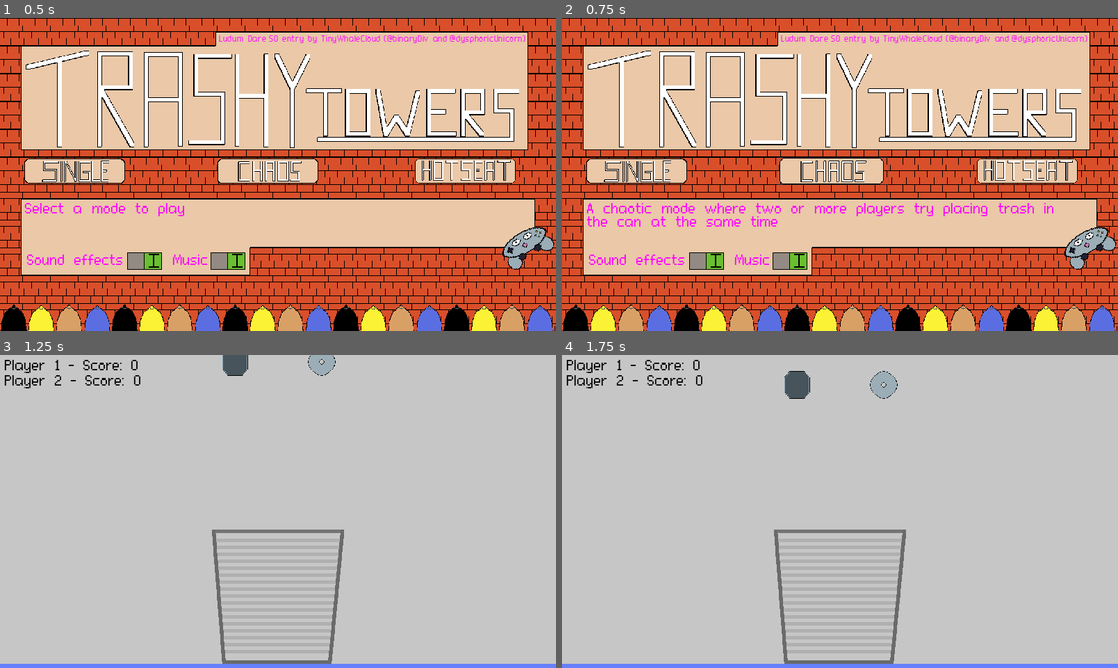
Above: before the commit, frames 1-4 (two rows, left to right).
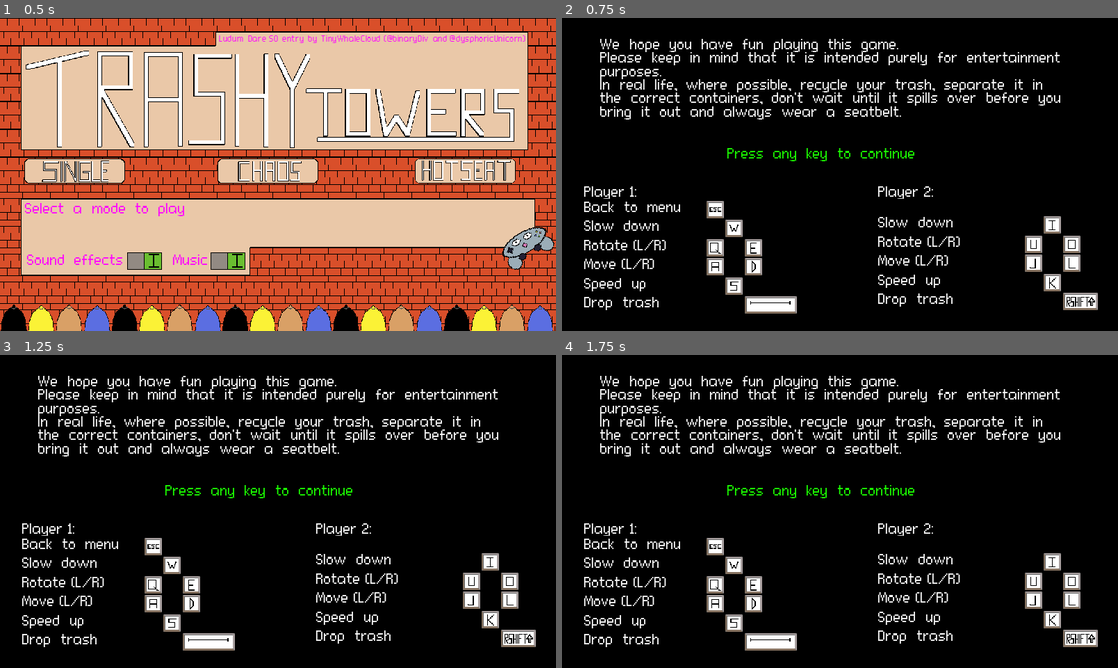
Above: after the commit, the same moments.

Repository: TinyWhaleCloud/ld50-trashytowers
Game: Godot game, scene res://screens/title_screen/TitleScreen.tscn
Two runs of this game, one before a commit and one after it. Both use one fixed random seed, a clock stepped at 60 frames per second and the inputs below. The engine's default icon, where the game draws it, is replaced by a stand-in: a white triangle on a blue panel in a dark square. Sound files missing from this copy of the repository are replaced by a short silence.
Inputs (mouse positions are in pixels of both pictures, inside the frame that each line leads up to):
- Up to frame 1 (0.5 s): no input
- Up to frame 2 (0.75 s): click (834, 171) at 0.5 s
- Up to frame 3 (1.25 s): no input
- Up to frame 4 (1.75 s): click (1029, 508) at 1.27 s

Frame 1 is identical in both runs. In frame 2, 91% of the frame differs, in the area x 0-100%, y 0-100%; in frame 3, 98%; in frame 4, 98%.

Commit message:
Show info screen before starting the game

Diff:
--- a/src/screens/info_screen/InfoScreen.gd
+++ b/src/screens/info_screen/InfoScreen.gd
@@ -1,6 +1,27 @@
 extends Node2D
 
-func _ready():
+signal start_game
+
+func _input(event: InputEvent) -> void:
+    if visible:
+        # Suppress input handling on the rest of the title screen
+        get_tree().set_input_as_handled()
+
+        # On Escape, return to the title screen
+        if event.is_action_pressed("ui_cancel"):
+            visible = false
+            return
+
+        # Start the screen if any key (except for Escape) is pressed
+        if event.is_action_type() and not event.is_pressed():
+            prints(self, 'Any key was pressed')
+            emit_signal("start_game")
+
+
+func show():
+    # Show the screen
+    visible = true
+
     var joypad_count = Input.get_connected_joypads().size()
     if joypad_count > 0:
         $Player2Controls.visible = joypad_count == 1
@@ -14,6 +35,3 @@
         $Player1Controls/DKey.texture = load("res://screens/info_screen/dpadRight.png")
         $Player1Controls/SKey.texture = load("res://screens/info_screen/dpadDown.png")
         $Player1Controls/SpaceBar.texture = load("res://screens/info_screen/controllerButtonRight.png")
-        # TODO: Hide P2 in single player and hotseat modes, change P1 controls heading in those modes to simply "Controls"
-
-# TODO: switch to game after any key is pressed
--- a/src/screens/title_screen/TitleScreen.gd
+++ b/src/screens/title_screen/TitleScreen.gd
@@ -2,6 +2,7 @@
 
 const MainGame = preload("res://screens/main_game/MainGame.tscn")
 const InfoScreen = preload("res://screens/info_screen/InfoScreen.tscn")
+
 
 func _ready() -> void:
     $Header.grab_focus()
@@ -10,13 +11,15 @@
     if Settings.music_enabled:
         $TitleMusicPlayer.play()
 
+
 func _input(event: InputEvent) -> void:
     # Exit the game with Escape
     if event.is_action_pressed("ui_cancel"):
         get_tree().quit()
 
+
 # Start the game in the specified game mode
-func start_game(game_mode: int) -> void:
+func start_game() -> void:
     print("Start game: Switch to MainGame scene")
 
     if Settings.sfx_enabled:
@@ -24,18 +27,36 @@
         yield($StartGameSoundPlayer, "finished")
 
     # Set game mode and change scene to main game
+    get_tree().change_scene_to(MainGame)
+
+
+# Sets the game mode
+func set_game_mode(game_mode: int) -> void:
     Settings.game_mode = game_mode
-    get_tree().change_scene_to(MainGame)
+
+
+# Show the info screen before starting the game
+func show_info_screen() -> void:
+    $InfoScreen.show()
+
 
 # Start buttons
 func _on_SinglePlayerButton_pressed() -> void:
-    start_game(Settings.GameMode.MODE_SOLO)
+    set_game_mode(Settings.GameMode.MODE_SOLO)
+    show_info_screen()
 
 func _on_ChaosButton_pressed() -> void:
-    start_game(Settings.GameMode.MODE_MULTI_CHAOS)
+    set_game_mode(Settings.GameMode.MODE_MULTI_CHAOS)
+    show_info_screen()
 
 func _on_HotseatButton_pressed() -> void:
-    start_game(Settings.GameMode.MODE_MULTI_HOTSEAT)
+    set_game_mode(Settings.GameMode.MODE_MULTI_HOTSEAT)
+    show_info_screen()
+
+# Called when the info screen is visible and any key is pressed
+func _on_InfoScreen_start_game() -> void:
+    start_game()
+
 
 # Sound setting
 func _on_SoundEffectsChecked_toggled(button_pressed: bool) -> void:
--- a/src/screens/title_screen/TitleScreen.tscn
+++ b/src/screens/title_screen/TitleScreen.tscn
@@ -17,6 +17,7 @@
 [ext_resource path="res://screens/title_screen/title_switch_theme.tres" type="Theme" id=15]
 [ext_resource path="res://screens/title_screen/TrashyTowersMainMenu.wav" type="AudioStream" id=16]
 [ext_resource path="res://screens/title_screen/controllerMonster.png" type="Texture" id=17]
+[ext_resource path="res://screens/info_screen/InfoScreen.tscn" type="PackedScene" id=18]
 
 [node name="TitleScreen" type="Node2D"]
 script = ExtResource( 1 )
@@ -175,6 +176,9 @@
 rect_rotation = -30.8
 texture = ExtResource( 17 )
 expand = true
+
+[node name="InfoScreen" parent="." instance=ExtResource( 18 )]
+visible = false
 
 [connection signal="focus_entered" from="SinglePlayerButton" to="InfoText" method="_on_SinglePlayerButton_focus_entered"]
 [connection signal="focus_entered" from="SinglePlayerButton" to="SelectionSoundPlayer" method="_on_button_entered"]
@@ -207,3 +211,4 @@
 [connection signal="mouse_entered" from="MusicEnabled" to="InfoText" method="_on_MusicEnabled_entered"]
 [connection signal="mouse_exited" from="MusicEnabled" to="InfoText" method="_on_element_exited"]
 [connection signal="toggled" from="MusicEnabled" to="." method="_on_MusicEnabled_toggled"]
+[connection signal="start_game" from="InfoScreen" to="." method="_on_InfoScreen_start_game"]
Not shown: 1 places in src/screens/title_screen/TitleScreen.tscn that only renumber resources
